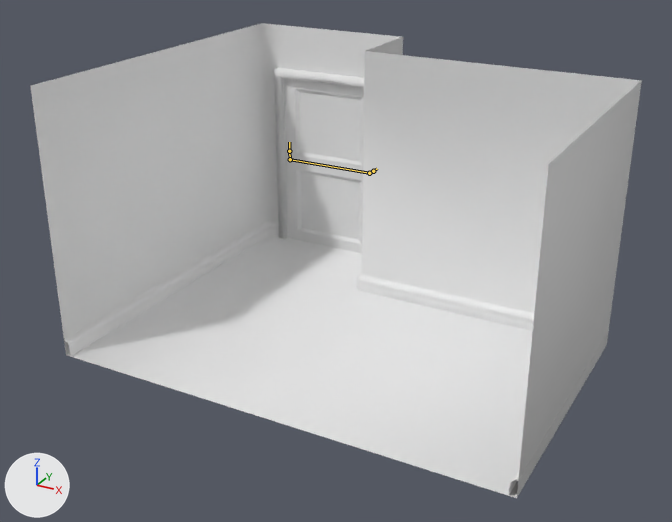
Renders of the FBX model Assets/Models/Alex's House/House Interior.fbx from each side of a commit.
The view is the same before and after, from a 50 mm camera at (37.3, -92.5, 49.2) aimed at (-6.6, -12.8, 9.3). The lights are fixed; the arrows at lower left show +X, +Y and +Z. The bones that bend it are drawn over the model as lines.

Objects in the first picture: 'Room'.
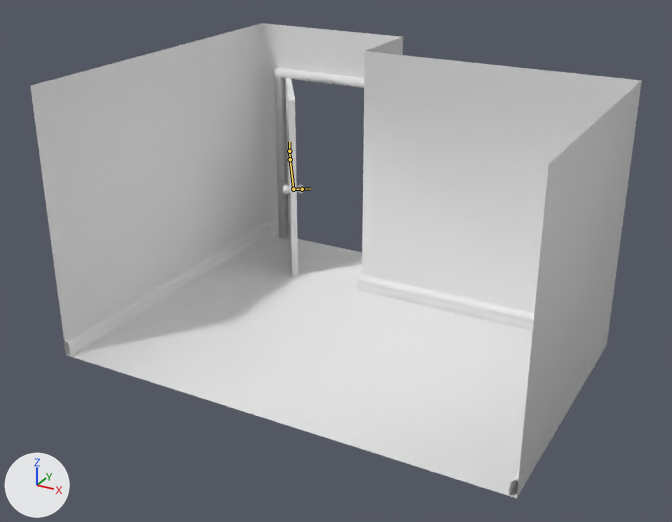
The newer file adds an action. The first version stands in its rest pose; the second is drawn at frame 70 of the action 'Armature|Door_OpenFromClosed'.

What differs and where, as boxes [x1, y1, x2, y2] in the pictures (672 x 522 px):
```json
{"object": "Room", "change": "posed", "before": [30, 23, 642, 498], "after": [30, 23, 642, 498]}
{"bone": "Door", "before": "(290, 159) to (369, 173)", "after": "(290, 159) to (293, 189)"}
{"bone": "Handle", "before": "(369, 173) to (373, 171)", "after": "(293, 189) to (302, 189)"}
```

Scene script edits in JSON lines:
```json
{"block": "bone_door", "where": "bone_door = bpy.data.objects['Armature'].pose.bones['Door']"}
{"op": "set", "path": "bone_door.rotation_quaternion", "old": "(1.0, 0.0, 0.0, 0.0)", "new": "(0.881, 0.473, 0.0, 0.0)", "note": "degrees (0, 0, 0) -> degrees (57, 0, 0)"}
{"block": "bone_handle", "where": "bone_handle = bpy.data.objects['Armature'].pose.bones['Handle']  # child of 'Door'"}
{"op": "set", "path": "bone_handle.rotation_quaternion", "old": "(1.0, 0.0, 0.0, 0.0)", "new": "(0.994, 0.0, -0.111, 0.006)", "note": "degrees (0, 0, 0) -> degrees (0, -13, 1)"}
```
